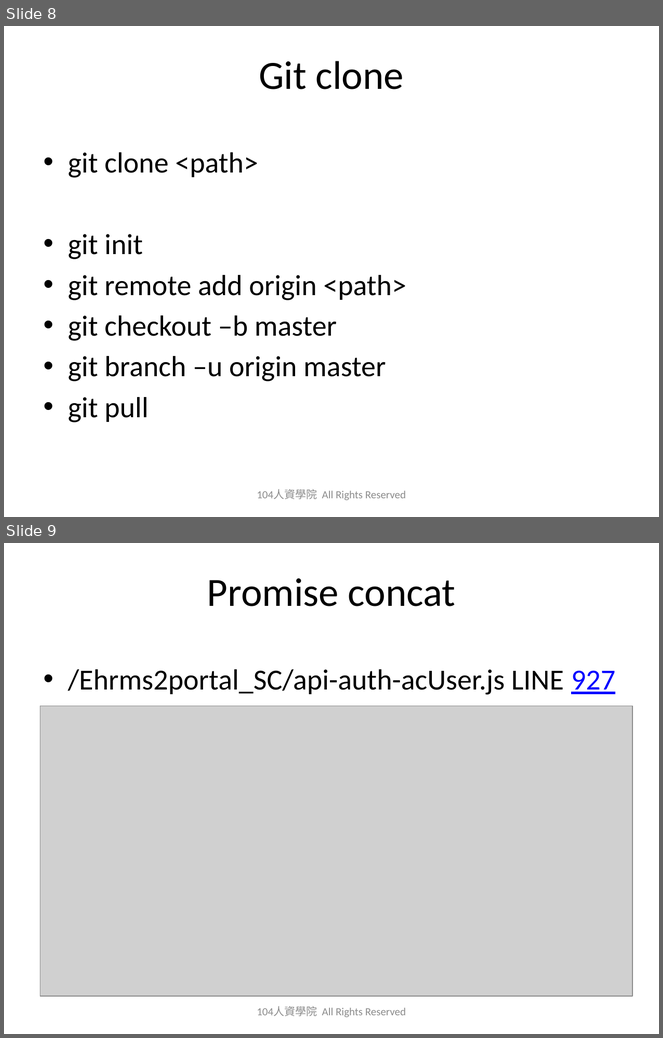
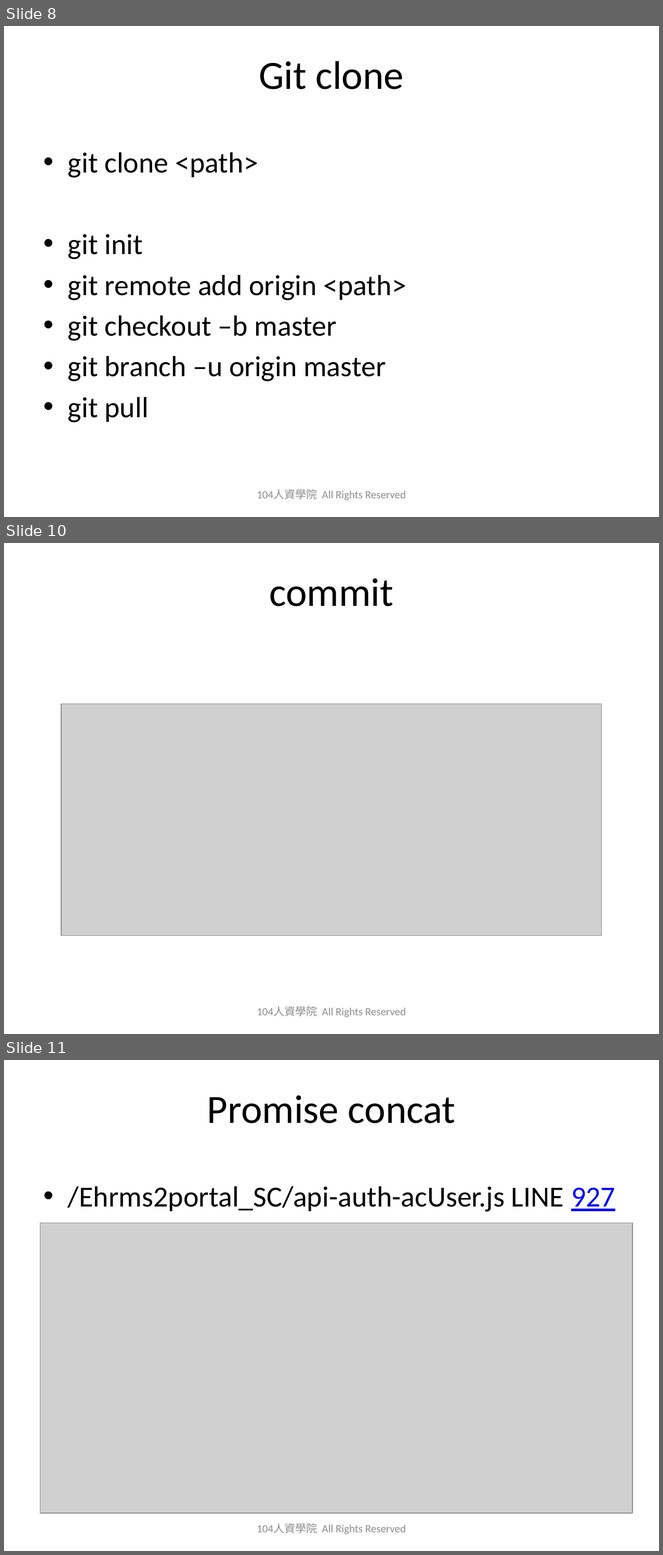
Before and after one commit to austinwang104/playGit, a slide deck: 2019_0627_Git_Share_HA.pptx. Shown one above the other, each under a label of ours: slides 8 and 9 before the commit, slides 8, 10 and 11 after it; the slides between them are not shown. The pictures are 663x1038 and 663x1555 pixels, drawn with LibreOffice and Linux fonts; fonts in the diff are those of the drawing; grey boxes stand for pictures; background and template pictures are left out. Boxes give left, top, right and bottom in pixels: in the first picture for what was removed or moved away, otherwise in the second. Text is boxed around its words. In the diff, an @@ line names an element or a change of style, - is before the commit and + after.

```diff
--- a/2019_0627_Git_Share_HA.pptx
+++ b/2019_0627_Git_Share_HA.pptx
@@ slide 10 added at <box>4,543,659,1034</box>, background picture (left out) @@
@@ title added at <box>269,578,393,606</box>, 44 pt, text #000000 @@
+commit
@@ picture added at <box>61,704,601,936</box> @@
@@ text added at <box>257,1006,406,1018</box>, 12 pt, text #8C8C8C @@
+104人資學院 All Rights Reserved
@@ what was slide 9 is now slide 11 @@
```
Also in this commit, not shown: 1 other slide added, 1 other file.
